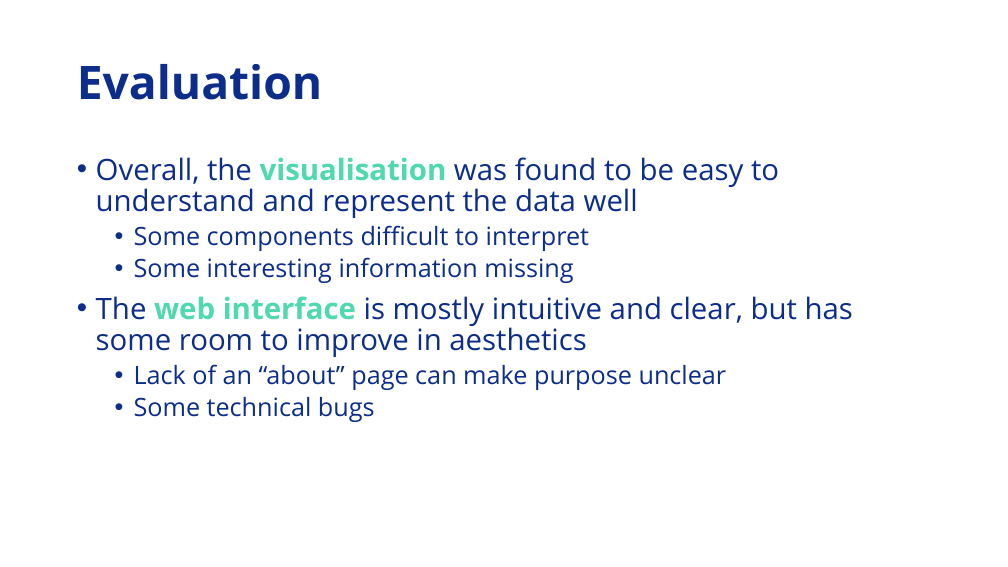
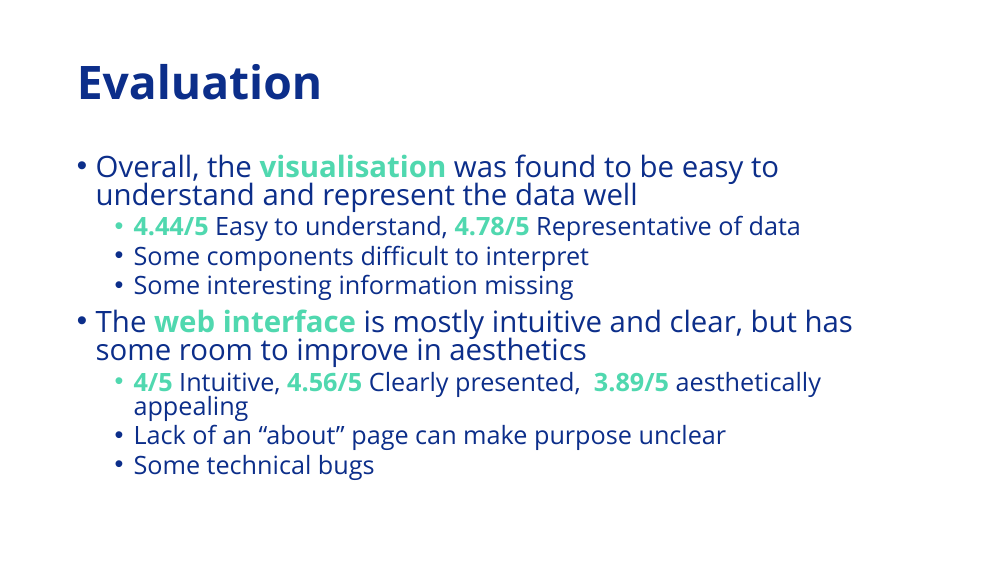
Before and after one commit to Adamanatite/nlp-global-news-monitor, a slide deck: slide 22 of research/Video Presentation D1.pptx. Drawn at 1008x567 pixels with LibreOffice and Linux fonts; fonts in the diff are those of the drawing. Boxes give left, top, right and bottom in pixels: in the first picture for what was removed or moved away, otherwise in the second. Text is boxed around its words. In the diff, an @@ line names an element or a change of style, - is before the commit and + after.

```diff
--- a/research/Video Presentation D1.pptx
+++ b/research/Video Presentation D1.pptx
@@ text at <box>96,154,853,480</box>: line spacing 0.9 to 0.8 @@
@@ text at <box>134,215,801,241</box>: paragraph added @@
+  • 4.44/5 Easy to understand, 4.78/5 Representative of data
@@ text at <box>134,372,821,421</box>: paragraph added @@
+  • 4/5 Intuitive, 4.56/5 Clearly presented, 3.89/5 aesthetically appealing
```
Also in this commit, not shown: 3 other slides changed, 1 slide removed, 7 other files.
